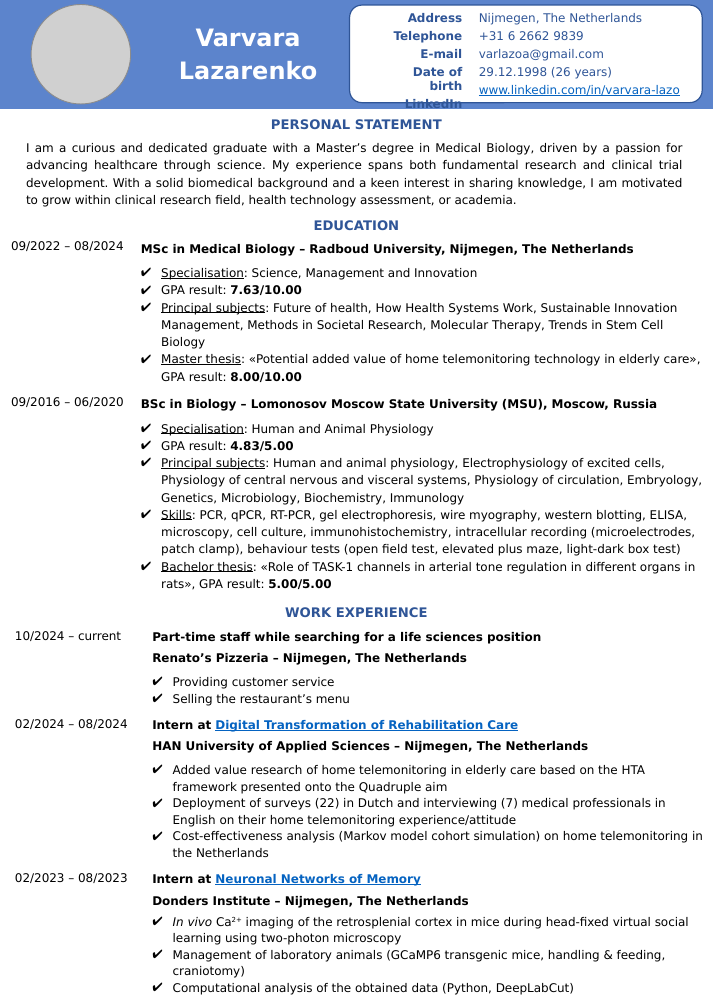
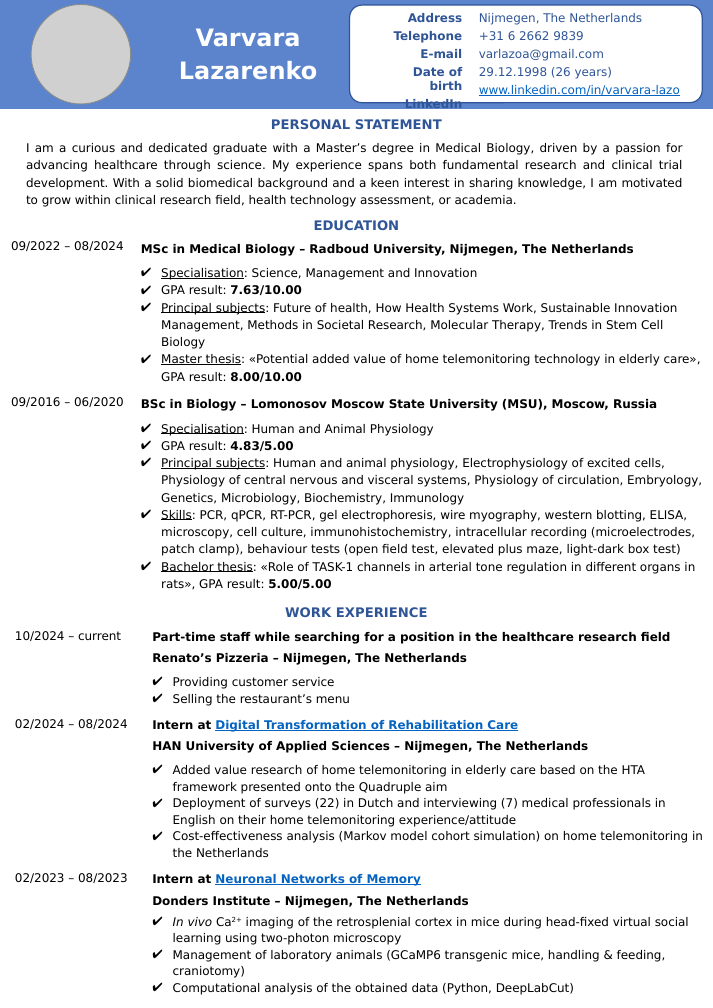
Before and after one commit to varyalazo/CV, a slide deck: slide 1 of CV Varvara Lazarenko PhD 28082025.pptx. Drawn at 713x1008 pixels with LibreOffice and Linux fonts; fonts in the diff are those of the drawing; grey boxes stand for pictures. Boxes give left, top, right and bottom in pixels: in the first picture for what was removed or moved away, otherwise in the second. Text is boxed around its words. In the diff, an @@ line names an element or a change of style, - is before the commit and + after.

Commit message:
cv paraatheid: healthcare research field

```diff
--- a/CV Varvara Lazarenko PhD 28082025.pptx
+++ b/CV Varvara Lazarenko PhD 28082025.pptx
@@ text at [152, 632, 671, 644]: text changed @@
-Part-time staff while searching for a life sciences position
+Part-time staff while searching for a position in the healthcare research field
```
Also in this commit, not shown: 1 other file.
